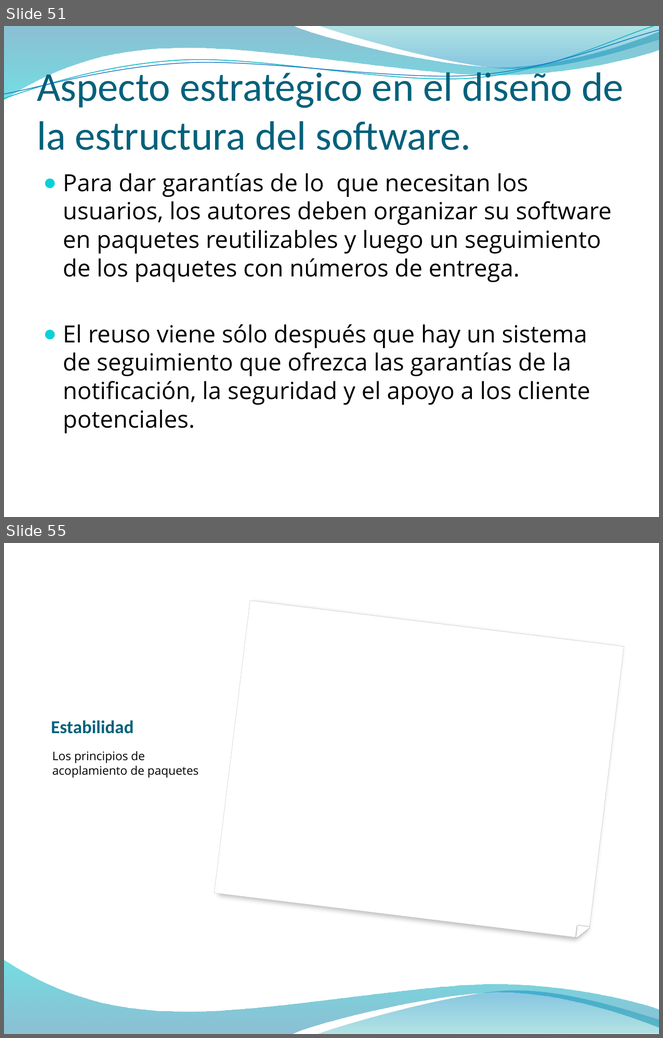
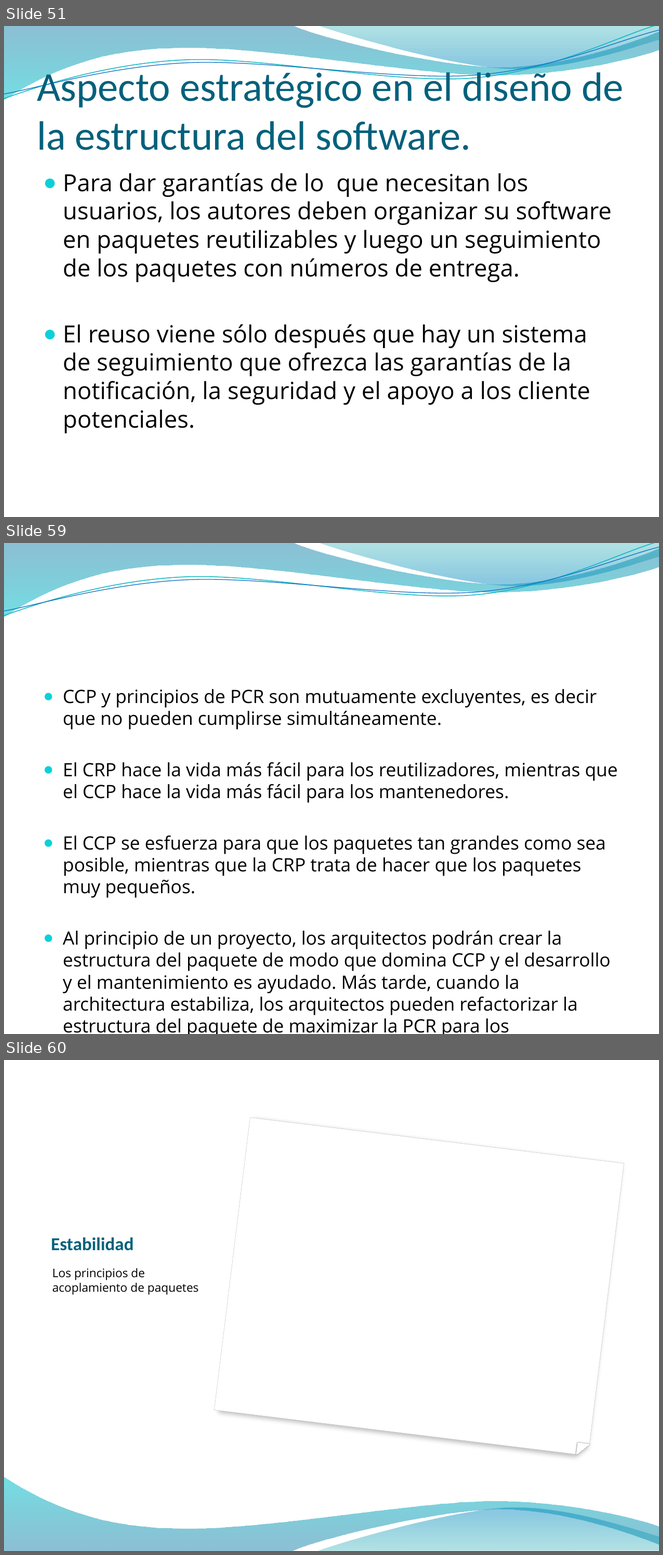
Before and after one commit to vvalotto/MiRepositorio, a slide deck: Disenio de Software/Principios OO/Presentaciones/Principios de Diseño OO.pptx. Shown one above the other, each under a label of ours: slides 51 and 55 before the commit, slides 51, 59 and 60 after it; the slides between them are not shown. The pictures are 663x1038 and 663x1555 pixels, drawn with LibreOffice and Linux fonts; fonts in the diff are those of the drawing; background and template pictures are left out. Boxes give left, top, right and bottom in pixels: in the first picture for what was removed or moved away, otherwise in the second. Text is boxed around its words. In the diff, an @@ line names an element or a change of style, - is before the commit and + after.

```diff
--- a/Disenio de Software/Principios OO/Presentaciones/Principios de Diseño OO.pptx
+++ b/Disenio de Software/Principios OO/Presentaciones/Principios de Diseño OO.pptx
@@ slide 59 added at [4,543,659,1034], background picture (left out); not listed: 4 template elements that a slide beside it also shows @@
@@ text added at [63,689,618,1034], 20.1 pt, text #000000 @@
+● CCP y principios de PCR son mutuamente excluyentes, es decir que no pueden cumplirse simultáneamente.
+● El CRP hace la vida más fácil para los reutilizadores, mientras que el CCP hace la vida más fácil para los mantenedores.
+● El CCP se esfuerza para que los paquetes tan grandes como sea posible, mientras que la CRP trata de hacer que los paquetes muy pequeños.
+● Al principio de un proyecto, los arquitectos podrán crear la estructura del paquete de modo que domina CCP y el desarrollo y el mantenimiento es ayudado. Más tarde, cuando la architectura estabiliza, los arquitectos pueden refactorizar la estructura del paquete de maximizar la PCR para los reutilizadores externos.
@@ what was slide 55 is now slide 60 @@
```
Also in this commit, not shown: 4 slides changed, 4 other slides added, 49 other files.
